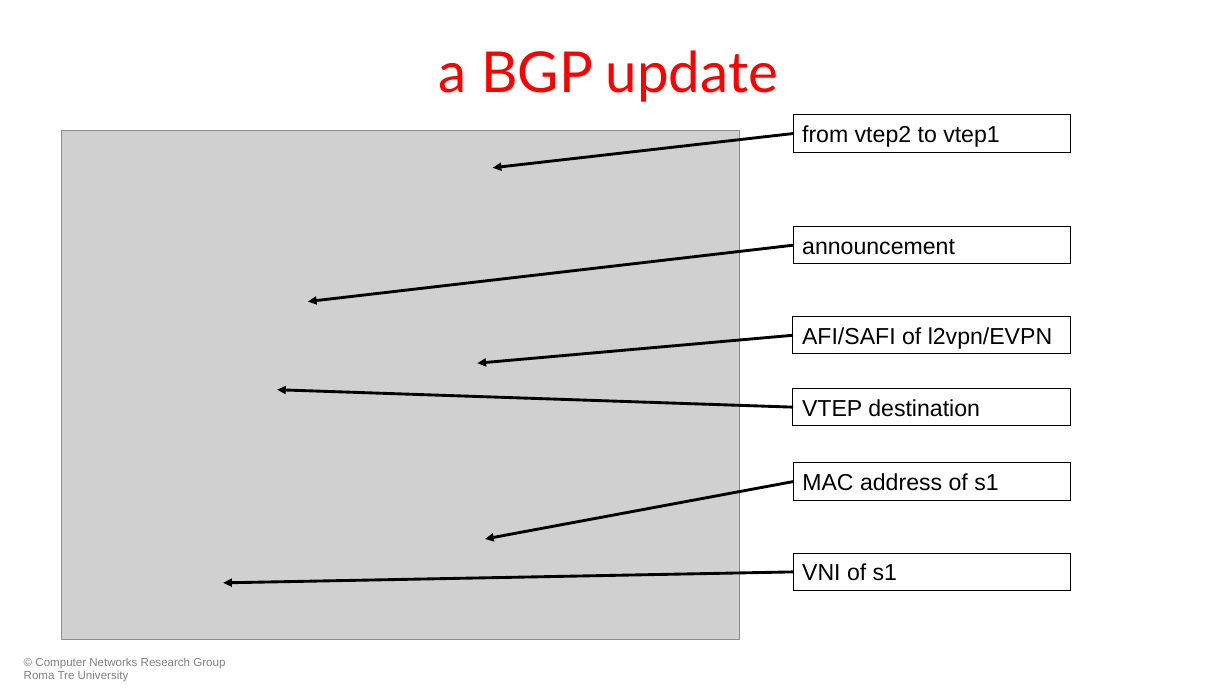
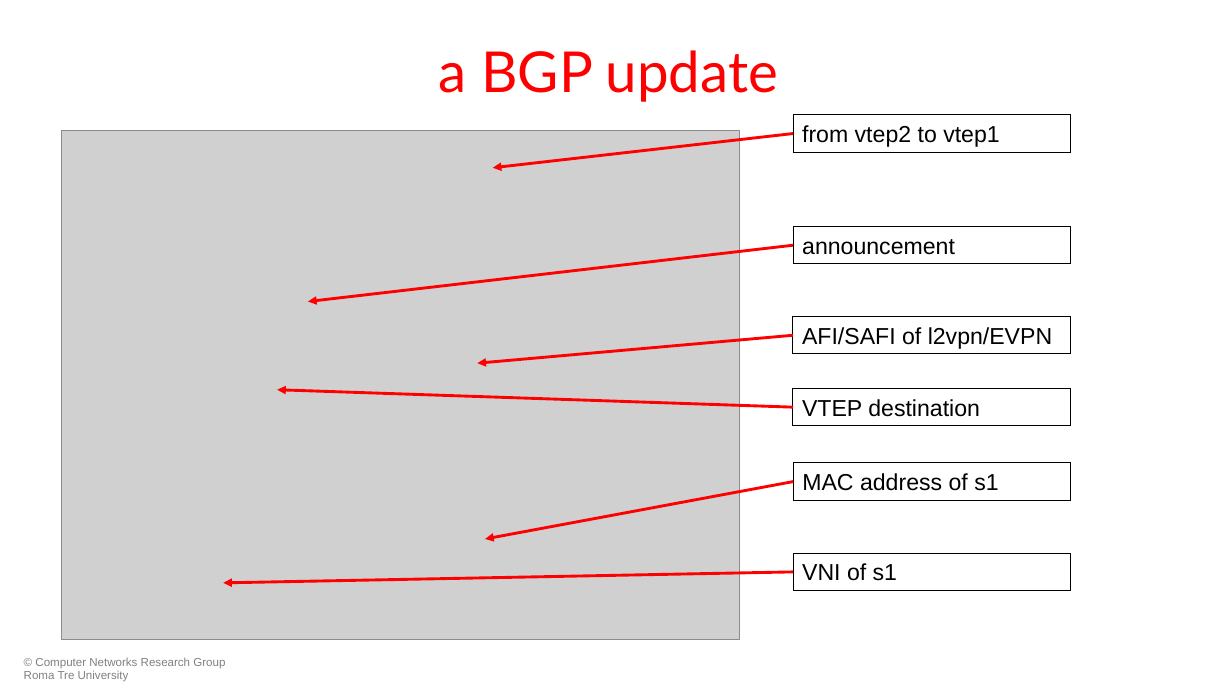
Before and after one commit to KatharaFramework/Kathara-Labs, a slide deck: slide 41 of main-labs/data-center-routing/data-center-vxlan/052-kathara-data_center_vxlan.pptx. Drawn at 1232x693 pixels with LibreOffice and Linux fonts; fonts in the diff are those of the drawing; grey boxes stand for pictures; background and template pictures are left out. Boxes give left, top, right and bottom in pixels: in the first picture for what was removed or moved away, otherwise in the second. Text is boxed around its words. In the diff, an @@ line names an element or a change of style, - is before the commit and + after.

```diff
--- a/main-labs/data-center-routing/data-center-vxlan/052-kathara-data_center_vxlan.pptx
+++ b/main-labs/data-center-routing/data-center-vxlan/052-kathara-data_center_vxlan.pptx
@@ arrow (793, 134) - (493, 168): stroke #000000 2.25 pt to #FF0000 2.25 pt @@
@@ arrow (793, 245) - (308, 301): stroke #000000 2.25 pt to #FF0000 2.25 pt @@
@@ arrow (793, 335) - (478, 363): stroke #000000 2.25 pt to #FF0000 2.25 pt @@
@@ arrow (793, 408) - (277, 390): stroke #000000 2.25 pt to #FF0000 2.25 pt @@
@@ arrow (794, 482) - (485, 539): stroke #000000 2.25 pt to #FF0000 2.25 pt @@
@@ arrow (793, 572) - (224, 583): stroke #000000 2.25 pt to #FF0000 2.25 pt @@
```
Also in this commit, not shown: 10 other slides changed, 1 slide removed, 12 other files.
